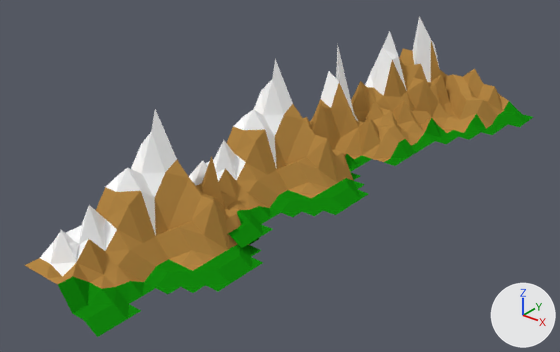
The Blender file 01-Models/Berge.blend, before and after one commit.
Before and after are seen from a camera (50 mm lens) standing at (7.91, -20.0, 10.93) and looking at (-5.38, -3.38, 0.62). The lights are fixed; the arrows at lower right show +X, +Y and +Z.
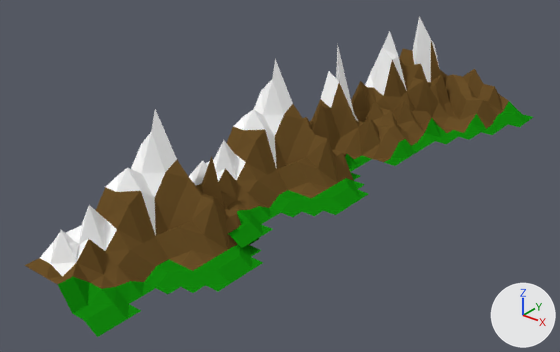
Location of each change, [x1, y1, x2, y2] in pixels of the pictures (560 x 352 px):
'Plane', recoloured
    both: [25, 40, 511, 292]

The edits, one by one:
Material 'Material.007' (mat_material_007) changes colour from orange #b58846 to brown #6c5129; in linear values from (0.462, 0.246, 0.0604) to (0.15, 0.0824, 0.0226).
